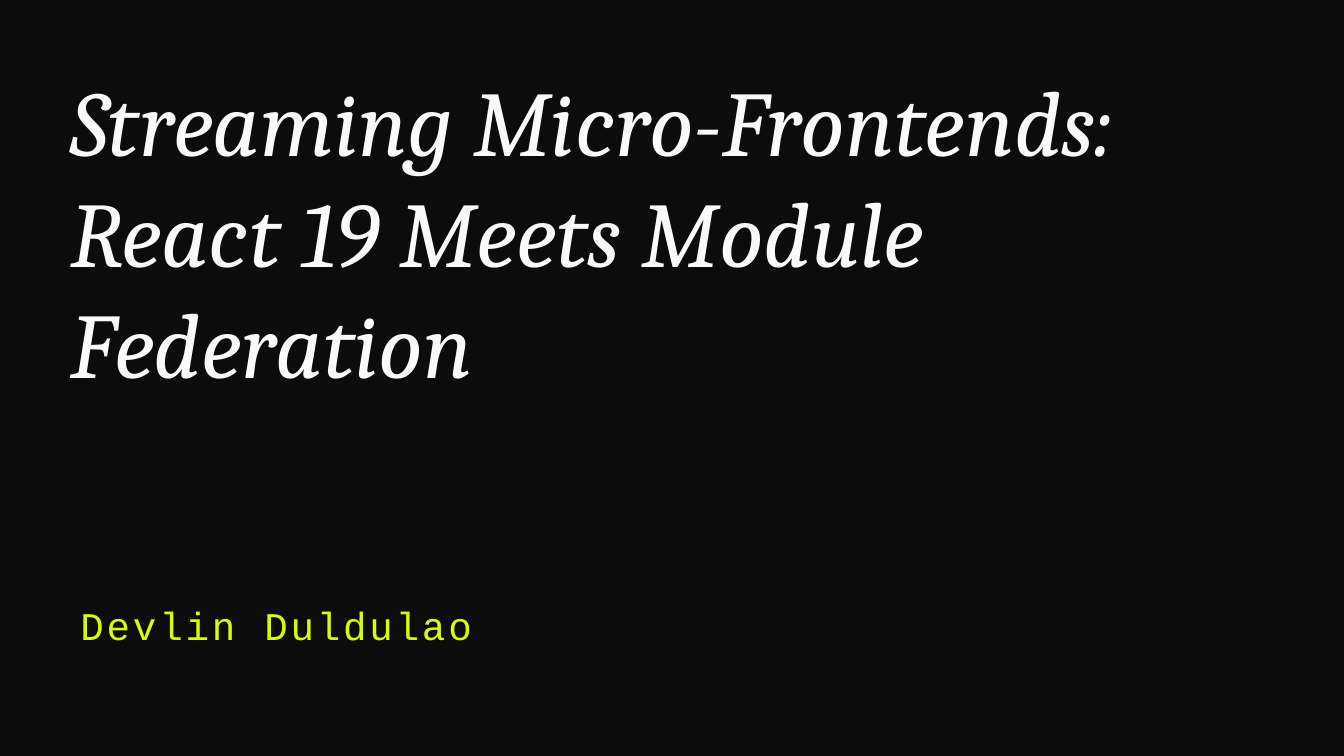
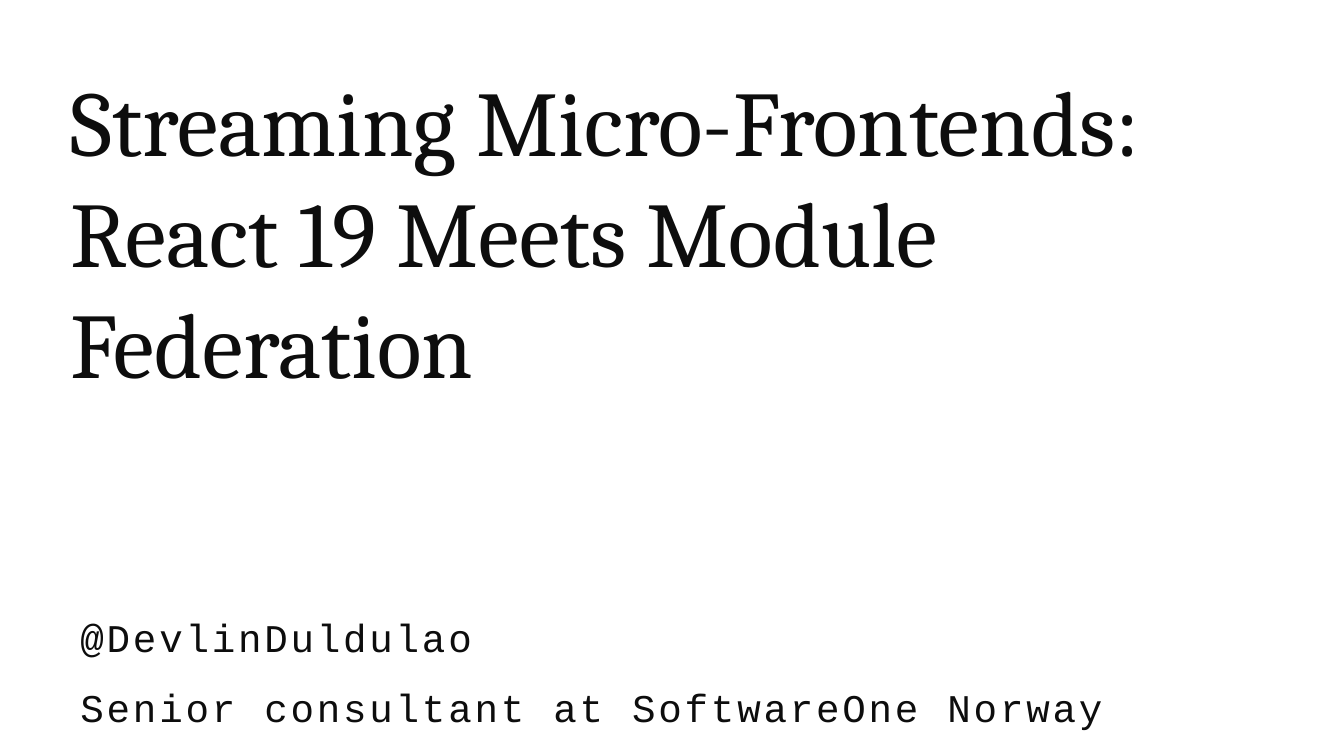
Before and after one commit to devlinduldulao/module-federation-demo, a slide deck: slide 1 of presentation/module-federation.pptx. Drawn at 1344x756 pixels with LibreOffice and Linux fonts; fonts in the diff are those of the drawing. Boxes give left, top, right and bottom in pixels: in the first picture for what was removed or moved away, otherwise in the second. Text is boxed around its words. In the diff, an @@ line names an element or a change of style, - is before the commit and + after.

```diff
--- a/presentation/module-federation.pptx
+++ b/presentation/module-federation.pptx
@@ background #0C0C0C to #FFFFFF @@
@@ text "Streaming Micro-Frontends: React 19 Meets ..." at box(70, 91, 1140, 379): text colour #FAFAF9 to #0D0D0D, italic off @@
@@ text removed at box(80, 612, 471, 641) @@
-Devlin Duldulao
@@ text added at box(80, 623, 1102, 730), 28 pt, text #0D0D0D @@
+@DevlinDuldulao
+Senior consultant at SoftwareOne Norway
```
Also in this commit, not shown: 2 other slides changed, 13 slides added, 2 slides removed, 21 other files.
